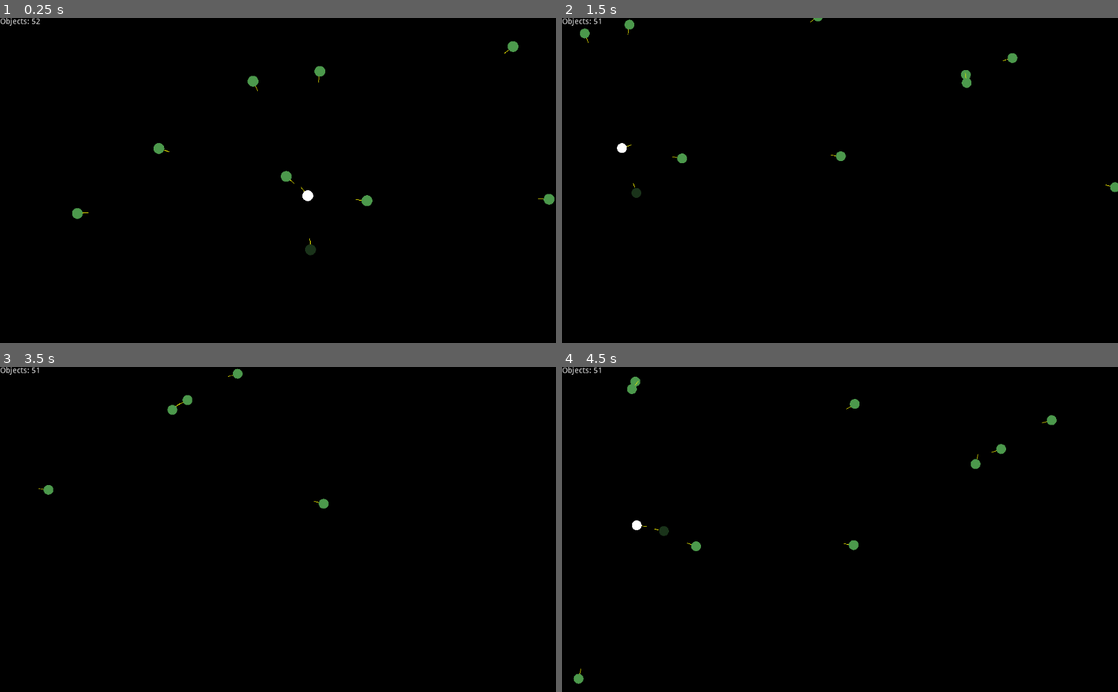
Above: before the commit, frames 1-4 (two rows, left to right).
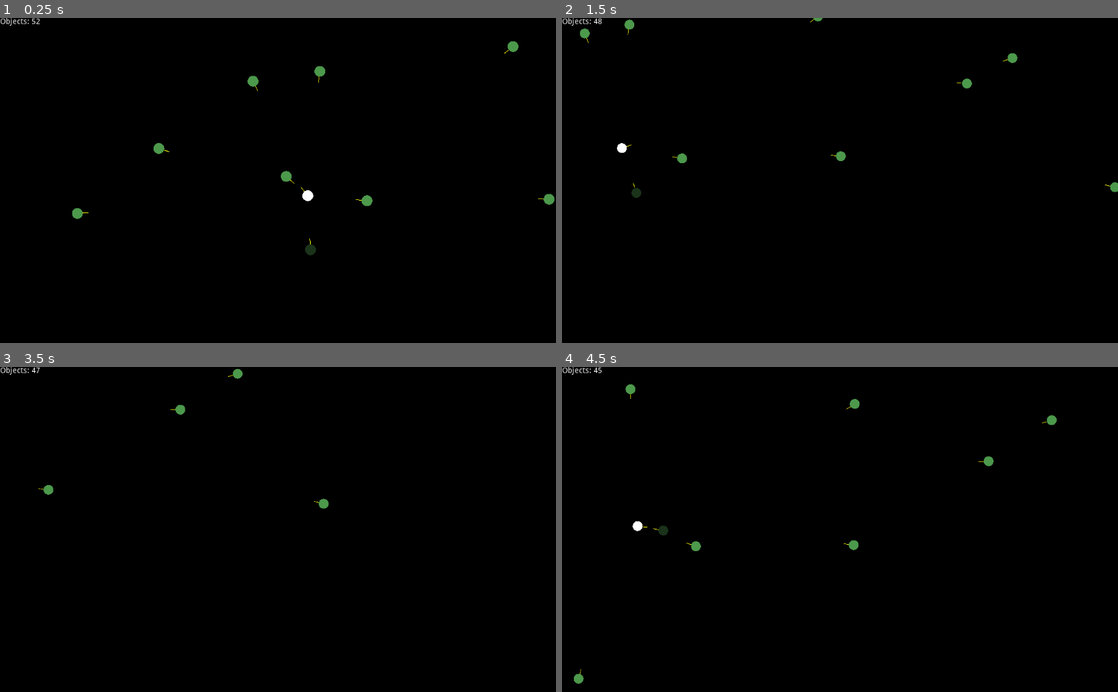
Above: after the commit, the same moments.

Repository: NuclearPhoenixx/n-body-problem
Game: Godot game, scene res://main.tscn
The game is run twice, just before and just after one commit, with the same random seed, the same clock (stepped at 60 frames per second) and the same inputs.
Inputs (mouse positions are in pixels of both pictures, inside the frame that each line leads up to):
- Up to frame 1 (0.25 s): no input
- Up to frame 2 (1.5 s): move the mouse to (840, 180) at 0.52 s; hold Right (ui_right) 0.53-1.28 s; hold Mouse wheel up (camera_zin) 0.53-1.28 s; tap Space (ui_select) at 0.77 s; move the mouse to (662, 226) at 1.27 s; hold Down (ui_down) from 1.28 s (still down); tap Mouse wheel down (camera_zout) at 1.35 s
- Up to frame 3 (3.5 s): tap Space (ui_select) at 1.52, 3.02 s; move the mouse to (333, 643) at 2.02 s; release Down (ui_down) at 2.03 s; hold Right (ui_right) 2.03-2.78 s; hold Mouse wheel up (camera_zin) 2.03-2.78 s; move the mouse to (11, 506) at 2.77 s; hold Up (ui_up) from 2.78 s (still down); tap Mouse wheel down (camera_zout) at 2.85 s
- Up to frame 4 (4.5 s): move the mouse to (801, 373) at 3.52 s; release Up (ui_up) at 3.53 s; hold Mouse wheel up (camera_zin) 3.53-4.28 s; hold Left (ui_left) from 3.53 s (still down); tap Space (ui_select) at 3.77 s; move the mouse to (773, 389) at 4.27 s; tap Mouse wheel down (camera_zout) at 4.35 s

Frame 1 is identical in both runs. In frame 2, less than 0.1% of the frame differs, in the area x 5-98%, y 0-52%; in frame 3, 0.2%; in frame 4, 0.3%, in the area x 2-89%, y 0-96%.

Commit message:
fix collisions + add conservation of momentum

Diff:
--- a/src/object.gd
+++ b/src/object.gd
@@ -14,15 +14,18 @@
 var radius = 10 # object radius
 
 func collision(area): # impact detection to prevent division by zero, heavy obj process before light ones
-	if area.mass < mass:
+	if area.mass <= mass:
 		#area.set_monitoring(false) # disable impact detection of deleted body
+		v = (mass * v + area.mass * area.v) / (area.mass + mass) # correct collision and conservation of momentum
 		mass += area.mass # take all the mass
 		if camera.follow_node == area: # change fixed camera to the "winner" object
 			camera.follow_node = self
 		area.queue_free() # delete other lighter body
-		# TODO: Proper physics collision, conservation of momentum.
-	elif area.mass == mass: # if masses are equal
-		pass # TODO: Spawn new object with correct velocity, mass and color, etc.
+
+	#elif area.mass == mass: # if masses are equal
+	#	area.set_monitoring(false) # disable impact detection of the second collision partner
+	#	queue_free()
+	#	pass # TODO: Spawn new object with correct velocity, mass and color, etc.
 
 func _draw(): # draw object as a custom circle
 	draw_circle(Vector2(0,0), radius, color)
Not shown, changed: README.md
